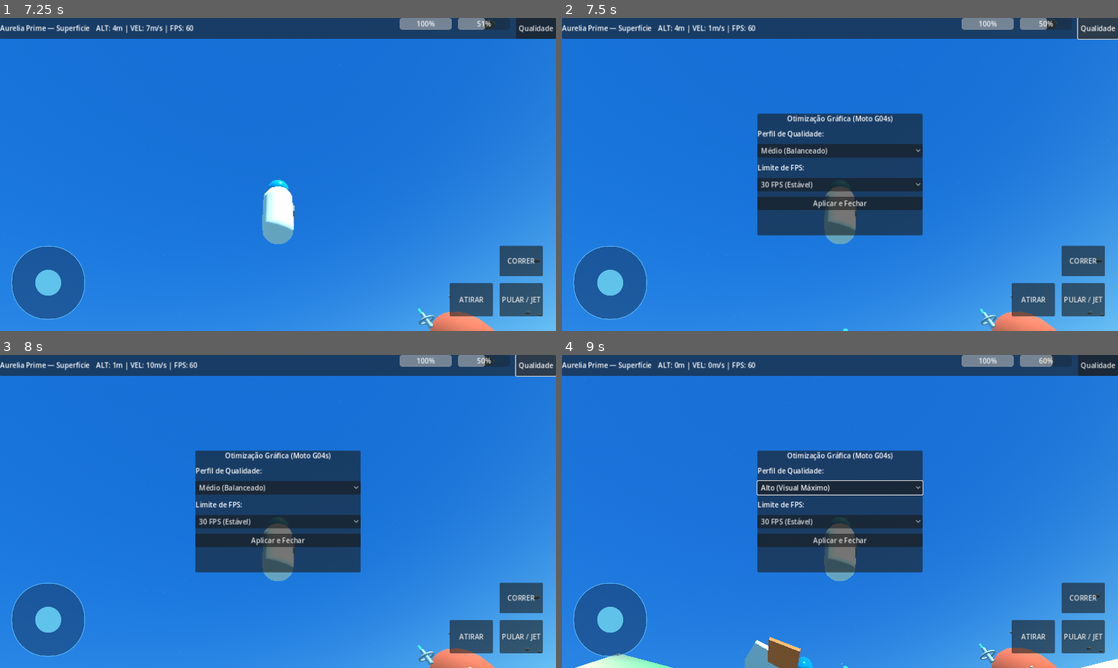
Above: before the commit, frames 1-4 (two rows, left to right).
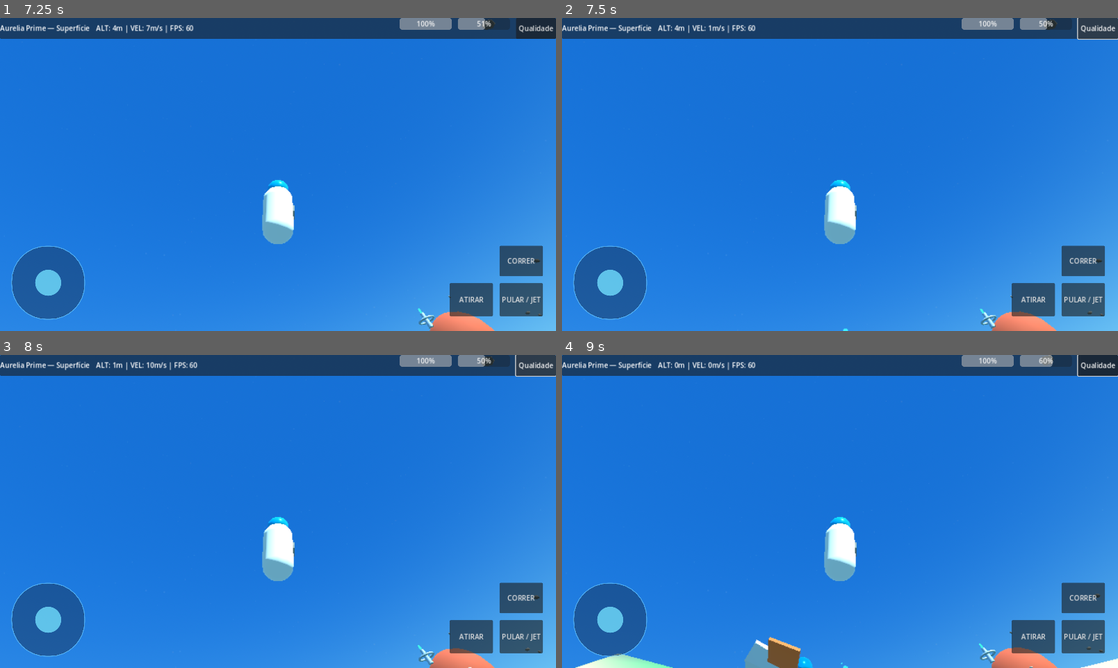
Above: after the commit, the same moments.

Repository: kaashi-ale/StarwardNomad
Game: Godot game, scene res://Main.tscn
Same seed, same stepped clock (60 frames per second), same inputs: the game is played once before the commit and once after it.
Inputs (mouse positions are in pixels of both pictures, inside the frame that each line leads up to):
- Up to frame 1 (7.25 s): move the mouse to (400, 158) at 0.52 s; press the mouse at (400, 158) at 0.53 s; hold D (move_right) 0.53-1.25 s; tap Space (jump) at 0.77, 0.8, 1.07, 2.3, 3.77, 3.8, 4.07 s; release the mouse at (400, 158) at 1.25 s; drag from (166, 190) to (250, 237) at 1.27 s; move the mouse to (333, 105) at 2.02 s; press the mouse at (333, 105) at 2.03 s; hold D (move_right) 2.03-2.75 s; release the mouse at (333, 105) at 2.75 s; drag from (250, 237) to (111, 127) at 2.77 s; move the mouse to (444, 221) at 3.52 s; hold A (move_left) 3.53-4.25 s; hold Shift (sprint) 3.53-4.25 s; click (444, 221) at 3.67 s; drag from (111, 127) to (194, 96) at 4.27 s; move the mouse to (305, 174) at 5.02 s; hold S (move_backward) 5.03-5.75 s; hold Space (jump) 5.03-5.75 s; click (305, 174) at 5.17 s; drag from (194, 96) to (166, 190) at 5.77 s; move the mouse to (400, 158) at 6.52 s; hold W (move_forward) from 6.53 s (still down); hold Space (jump) from 6.53 s (still down); tap E (interact) at 6.6 s; click (400, 158) at 6.67 s
- Up to frame 2 (7.5 s): release W (move_forward) at 7.25 s; release Space (jump) at 7.25 s; click "Qualidade" at 7.25 s
- Up to frame 3 (8 s): no input
- Up to frame 4 (9 s): click (840, 486) at 8 s, where only the run before the commit has a clickable "Médio (Balanceado)"; click (840, 520) at 8.75 s, where only the run before the commit has a clickable "30 FPS (Estável)"

Frame 1 is identical in both runs. In frame 2, 12% of the frame differs, in the area x 35-65%, y 30-70%; in frame 3, 12%; in frame 4, 12%, in the area x 2-100%, y 0-100%.

Commit message:
Corrige os controles de toque no Android

Diff:
--- a/Player/Player.gd
+++ b/Player/Player.gd
@@ -13,6 +13,7 @@
 var _vertical_speed: float = 0.0
 var _step_timer: float = 0.0
 var _fire_cooldown: float = 0.0
+var _jump_requested: bool = false
 var _visual_mesh: Node3D
 var _muzzle: Marker3D
 var _camera_rig: Node3D
@@ -27,6 +28,7 @@
 
 func _physics_process(delta: float) -> void:
 	if GameState.current_mode != GameState.ControlMode.ON_FOOT:
+		_jump_requested = false
 		visible = false
 		return
 	visible = true
@@ -73,14 +75,14 @@
 
 	# 3. Jump & Jetpack vertical physics (supports both planetary gravity and zero-G EVA)
 	var jump_held: bool = GameState.mobile_jump_pressed or Input.is_action_pressed("jump")
-	var jump_just: bool = Input.is_action_just_pressed("jump")
+	var jump_just: bool = Input.is_action_just_pressed("jump") or _jump_requested
+	_jump_requested = false
 
 	if has_gravity and is_on_floor():
 		if _vertical_speed < 0.0:
 			_vertical_speed = -1.5
-		if jump_just or GameState.mobile_jump_pressed:
+		if jump_just:
 			_vertical_speed = jump_velocity
-			GameState.mobile_jump_pressed = false
 			if is_instance_valid(GameState.audio_system):
 				GameState.audio_system.play_jump()
 		else:
@@ -119,10 +121,7 @@
 
 
 func trigger_jump_or_jetpack() -> void:
-	if is_on_floor():
-		_vertical_speed = jump_velocity
-		if is_instance_valid(GameState.audio_system):
-			GameState.audio_system.play_jump()
+	_jump_requested = true
 
 
 func fire_blaster() -> void:
--- a/UI/TouchHUD.gd
+++ b/UI/TouchHUD.gd
@@ -2,6 +2,8 @@
 ## Mobile-first responsive HUD with multi-touch Virtual Joystick, dedicated Camera
 ## drag region (excluding action buttons), context-aware On-Foot & Starship controls,
 ## 3D Planet Waypoint markers, and live Graphics Quality settings for Moto G04s.
+
+const FPS_OPTIONS := [30, 45, 60]
 
 @onready var location_label: Label = $TopBar/HBox/LocationLabel
 @onready var telemetry_label: Label = $TopBar/HBox/TelemetryLabel
@@ -11,6 +13,8 @@
 
 @onready var joystick_base: Control = $JoystickZone/JoystickBase
 @onready var joystick_knob: Control = $JoystickZone/JoystickBase/Knob
+@onready var top_bar: Control = $TopBar
+@onready var settings_btn: Button = $TopBar/HBox/SettingsButton
 
 @onready var foot_controls: Control = $FootControls
 @onready var ship_controls: Control = $ShipControls
@@ -20,12 +24,14 @@
 @onready var exit_ship_btn: Button = $ShipControls/ExitShipButton
 
 @onready var settings_panel: PanelContainer = $SettingsPanel
-@onready var preset_option: OptionButton = $SettingsPanel/VBox/PresetOption
-@onready var fps_option: OptionButton = $SettingsPanel/VBox/FpsOption
+@onready var close_settings_btn: Button = $SettingsPanel/VBox/CloseButton
 @onready var waypoint_layer: Control = $WaypointLayer
 
 var _joy_touch_index: int = -1
 var _look_touch_index: int = -1
+var _button_touches: Dictionary = {}
+var _settings_buttons: Array[Button] = []
+var _held_ship_buttons: Array[Button] = []
 var _joy_radius: float = 68.0
 var _notif_timer: float = 0.0
 var _waypoint_timer: float = 0.0
@@ -42,6 +48,7 @@
 
 	_setup_buttons()
 	_setup_settings_ui()
+	get_window().focus_exited.connect(_reset_touch_inputs)
 	_on_mode_changed(GameState.current_mode)
 	GameState.emit_current_stats()
 
@@ -72,51 +79,71 @@
 
 
 func _input(event: InputEvent) -> void:
-	if settings_panel.visible:
+	if event is InputEventScreenTouch:
+		_handle_screen_touch(event)
+		get_viewport().set_input_as_handled()
+	elif event is InputEventScreenDrag:
+		if event.index == _joy_touch_index:
+			_update_joystick(event.position)
+		elif event.index == _look_touch_index:
+			GameState.mobile_look_delta += event.relative
+		get_viewport().set_input_as_handled()
+	elif not settings_panel.visible and event is InputEventMouseMotion and Input.is_mouse_button_pressed(MOUSE_BUTTON_RIGHT):
+		GameState.mobile_look_delta += event.relative
+
+
+func _handle_screen_touch(touch: InputEventScreenTouch) -> void:
+	# Each finger keeps its original control until release or cancellation.
+	if touch.canceled or not touch.pressed:
+		var button := _button_touches.get(touch.index) as Button
+		if button != null:
+			_button_touches.erase(touch.index)
+			button.self_modulate = Color.WHITE
+			button.button_up.emit()
+			if not touch.canceled and not button.disabled and _touch_hits(button, touch.position):
+				if button.toggle_mode:
+					button.button_pressed = button.button_group != null or not button.button_pressed
+				button.pressed.emit()
+		elif touch.index == _joy_touch_index:
+			_joy_touch_index = -1
+			_reset_joystick()
+		elif touch.index == _look_touch_index:
+			_look_touch_index = -1
 		return
 
-	if event is InputEventScreenTouch:
-		var touch := event as InputEventScreenTouch
-		var screen_w: float = get_viewport().get_visible_rect().size.x
-		if touch.pressed:
-			# Left 42% of screen = Virtual Joystick; Right 58% (excluding action buttons) = Camera Look
-			if touch.position.x < screen_w * 0.42 and _joy_touch_index == -1:
-				_joy_touch_index = touch.index
-				_update_joystick(touch.position)
-			elif touch.position.x >= screen_w * 0.42 and _look_touch_index == -1:
-				if not _is_touch_over_ui_buttons(touch.position):
-					_look_touch_index = touch.index
-		else:
-			if touch.index == _joy_touch_index:
-				_joy_touch_index = -1
-				_reset_joystick()
-			elif touch.index == _look_touch_index:
-				_look_touch_index = -1
-
-	elif event is InputEventScreenDrag:
-		var drag := event as InputEventScreenDrag
-		if drag.index == _joy_touch_index:
-			_update_joystick(drag.position)
-		elif drag.index == _look_touch_index:
-			GameState.mobile_look_delta += drag.relative
-
-	# Desktop mouse fallback when holding right mouse button
-	elif event is InputEventMouseMotion and Input.is_mouse_button_pressed(MOUSE_BUTTON_RIGHT):
-		GameState.mobile_look_delta += event.relative
-
-
-func _is_touch_over_ui_buttons(pos: Vector2) -> bool:
-	var top_bar := get_node_or_null("TopBar") as Control
-	if is_instance_valid(top_bar) and top_bar.get_global_rect().has_point(pos):
-		return true
-
-	var active_group: Control = foot_controls if foot_controls.visible else ship_controls
-	if is_instance_valid(active_group):
-		for child in active_group.get_children():
-			if child is Control and child.visible:
-				if child.get_global_rect().grow(8.0).has_point(pos):
-					return true
-	return false
+	var button := _find_touch_button(touch.position)
+	if button != null:
+		if not button.disabled and button not in _button_touches.values():
+			_button_touches[touch.index] = button
+			button.self_modulate = Color(0.72, 0.88, 1.0)
+			button.button_down.emit()
+		return
+	if settings_panel.visible or _touch_hits(top_bar, touch.position):
+		return
+
+	var left_side := touch.position.x < get_viewport().get_visible_rect().size.x * 0.42
+	if left_side and _joy_touch_index == -1:
+		_joy_touch_index = touch.index
+		_update_joystick(touch.position)
+	elif not left_side and _look_touch_index == -1:
+		_look_touch_index = touch.index
+
+
+func _find_touch_button(pos: Vector2) -> Button:
+	if _touch_hits(settings_btn, pos):
+		return settings_btn
+
+	var active_group := foot_controls if foot_controls.visible else ship_controls
+	var buttons: Array = _settings_buttons if settings_panel.visible else active_group.get_children()
+	for button in buttons:
+		if button is Button and _touch_hits(button, pos):
+			return button
+	return null
+
+
+func _touch_hits(control: Control, pos: Vector2) -> bool:
+	var local_pos := control.get_global_transform_with_canvas().affine_inverse() * pos
+	return control.is_visible_in_tree() and Rect2(Vector2.ZERO, control.size).has_point(local_pos)
 
 
 func _update_joystick(touch_pos: Vector2) -> void:
@@ -132,6 +159,23 @@
 func _reset_joystick() -> void:
 	joystick_knob.position = (joystick_base.size * 0.5) - (joystick_knob.size * 0.5)
 	GameState.mobile_move_vector = Vector2.ZERO
+	GameState.mobile_ship_steer = Vector2.ZERO
+
+
+func _reset_touch_inputs() -> void:
+	for button in _button_touches.values():
+		button.self_modulate = Color.WHITE
+		button.button_up.emit()
+	_button_touches.clear()
+	_held_ship_buttons.clear()
+	_joy_touch_index = -1
+	_look_touch_index = -1
+	_reset_joystick()
+	GameState.mobile_look_delta = Vector2.ZERO
+	GameState.mobile_jump_pressed = false
+	GameState.mobile_fire_pressed = false
+	GameState.mobile_ship_throttle = 0.0
+	GameState.mobile_ship_vertical = 0.0
 
 
 func _setup_buttons() -> void:
@@ -148,7 +192,11 @@
 	sprint_btn.toggled.connect(func(pressed: bool): GameState.mobile_sprint_active = pressed)
 
 	var fire_btn := $FootControls/FireButton as Button
-	fire_btn.button_down.connect(func(): GameState.mobile_fire_pressed = true)
+	fire_btn.button_down.connect(func():
+		GameState.mobile_fire_pressed = true
+		if is_instance_valid(GameState.player_node):
+			GameState.player_node.fire_blaster()
+	)
 	fire_btn.button_up.connect(func(): GameState.mobile_fire_pressed = false)
 
 	interact_btn.pressed.connect(func():
@@ -162,21 +210,10 @@
 	)
 
 	# Spaceship buttons
-	var thrust_btn := $ShipControls/ThrustButton as Button
-	thrust_btn.button_down.connect(func(): GameState.mobile_ship_throttle = 1.0)
-	thrust_btn.button_up.connect(func(): GameState.mobile_ship_throttle = 0.0)
-
-	var brake_btn := $ShipControls/BrakeButton as Button
-	brake_btn.button_down.connect(func(): GameState.mobile_ship_throttle = -1.0)
-	brake_btn.button_up.connect(func(): GameState.mobile_ship_throttle = 0.0)
-
-	var ascend_btn := $ShipControls/AscendButton as Button
-	ascend_btn.button_down.connect(func(): GameState.mobile_ship_vertical = 1.0)
-	ascend_btn.button_up.connect(func(): GameState.mobile_ship_vertical = 0.0)
-
-	var descend_btn := $ShipControls/DescendButton as Button
-	descend_btn.button_down.connect(func(): GameState.mobile_ship_vertical = -1.0)
-	descend_btn.button_up.connect(func(): GameState.mobile_ship_vertical = 0.0)
+	_bind_ship_axis($ShipControls/ThrustButton, $ShipControls/BrakeButton,
+		func(value: float): GameState.mobile_ship_throttle = value)
+	_bind_ship_axis($ShipControls/AscendButton, $ShipControls/DescendButton,
+		func(value: float): GameState.mobile_ship_vertical = value)
 
 	land_ship_btn.pressed.connect(func():
 		if is_instance_valid(GameState.ship_node):
@@ -188,30 +225,57 @@
 			GameState.ship_node.exit_ship()
 	)
 
-	var settings_btn := $TopBar/HBox/SettingsButton as Button
-	settings_btn.pressed.connect(func(): settings_panel.visible = not settings_panel.visible)
+	settings_btn.pressed.connect(func():
+		if not settings_panel.visible:
+			_reset_touch_inputs()
+		settings_panel.visible = not settings_panel.visible
+	)
+
+
+func _bind_ship_axis(positive: Button, negative: Button, update: Callable) -> void:
+	var update_axis := func():
+		update.call(float(positive in _held_ship_buttons) - float(negative in _held_ship_buttons))
+	for button: Button in [positive, negative]:
+		button.button_down.connect(func():
+			if button not in _held_ship_buttons:
+				_held_ship_buttons.append(button)
+			update_axis.call()
+		)
+		button.button_up.connect(func():
+			_held_ship_buttons.erase(button)
+			update_axis.call()
+		)
 
 
 func _setup_settings_ui() -> void:
-	preset_option.clear()
-	preset_option.add_item("Baixo (Moto G04s)", QualityManager.Preset.LOW)
-	preset_option.add_item("Médio (Balanceado)", QualityManager.Preset.MEDIUM)
-	preset_option.add_item("Alto (Visual Máximo)", QualityManager.Preset.HIGH)
-	preset_option.select(QualityManager.current_preset)
-	preset_option.item_selected.connect(func(idx: int): QualityManager.apply_preset(idx))
-
-	fps_option.clear()
-	fps_option.add_item("30 FPS (Estável)", 0)
-	fps_option.add_item("45 FPS", 1)
-	fps_option.add_item("60 FPS", 2)
-	fps_option.select(0)
-	fps_option.item_selected.connect(func(idx: int):
-		var map := [30, 45, 60]
-		QualityManager.set_target_fps(map[idx])
-	)
-
-	var close_btn := $SettingsPanel/VBox/CloseButton as Button
-	close_btn.pressed.connect(func(): settings_panel.visible = false)
+	var fps_row: HBoxContainer = $SettingsPanel/VBox/FpsOptions
+	_add_settings_choices($SettingsPanel/VBox/PresetOptions, ["Baixo", "Médio", "Alto"],
+		QualityManager.current_preset, QualityManager.apply_preset)
+	_add_settings_choices(fps_row, ["30 FPS", "45 FPS", "60 FPS"],
+		FPS_OPTIONS.find(QualityManager.target_fps),
+		func(index: int): QualityManager.set_target_fps(FPS_OPTIONS[index]))
+	QualityManager.quality_changed.connect(func(_preset: int):
+		var index := FPS_OPTIONS.find(QualityManager.target_fps)
+		if index >= 0:
+			var button := fps_row.get_child(index) as Button
+			button.button_pressed = true
+	)
+	_settings_buttons.append(close_settings_btn)
+	close_settings_btn.pressed.connect(func(): settings_panel.visible = false)
+
+
+func _add_settings_choices(row: HBoxContainer, labels: Array, selected: int, on_selected: Callable) -> void:
+	var group := ButtonGroup.new()
+	for index in range(labels.size()):
+		var button := Button.new()
+		button.text = labels[index]
+		button.size_flags_horizontal = Control.SIZE_EXPAND_FILL
+		button.toggle_mode = true
+		button.button_group = group
+		row.add_child(button)
+		button.button_pressed = index == selected
+		button.pressed.connect(on_selected.bind(index))
+		_settings_buttons.append(button)
 
 
 func _update_planet_waypoints() -> void:
@@ -252,11 +316,9 @@
 
 func _on_mode_changed(new_mode: int) -> void:
 	var on_foot: bool = (new_mode == GameState.ControlMode.ON_FOOT)
+	_reset_touch_inputs()
 	foot_controls.visible = on_foot
 	ship_controls.visible = not on_foot
-	GameState.mobile_ship_throttle = 0.0
-	GameState.mobile_ship_vertical = 0.0
-	_reset_joystick()
 
 
 func _on_altitude_updated(altitude: float, _ratio: float, loc_label: String) -> void:
--- a/UI/TouchHUD.tscn
+++ b/UI/TouchHUD.tscn
@@ -261,14 +261,14 @@
 layout_mode = 2
 text = "Perfil de Qualidade:"
 
-[node name="PresetOption" type="OptionButton" parent="SettingsPanel/VBox"]
+[node name="PresetOptions" type="HBoxContainer" parent="SettingsPanel/VBox"]
 layout_mode = 2
 
 [node name="FpsLabel" type="Label" parent="SettingsPanel/VBox"]
 layout_mode = 2
 text = "Limite de FPS:"
 
-[node name="FpsOption" type="OptionButton" parent="SettingsPanel/VBox"]
+[node name="FpsOptions" type="HBoxContainer" parent="SettingsPanel/VBox"]
 layout_mode = 2
 
 [node name="CloseButton" type="Button" parent="SettingsPanel/VBox"]
